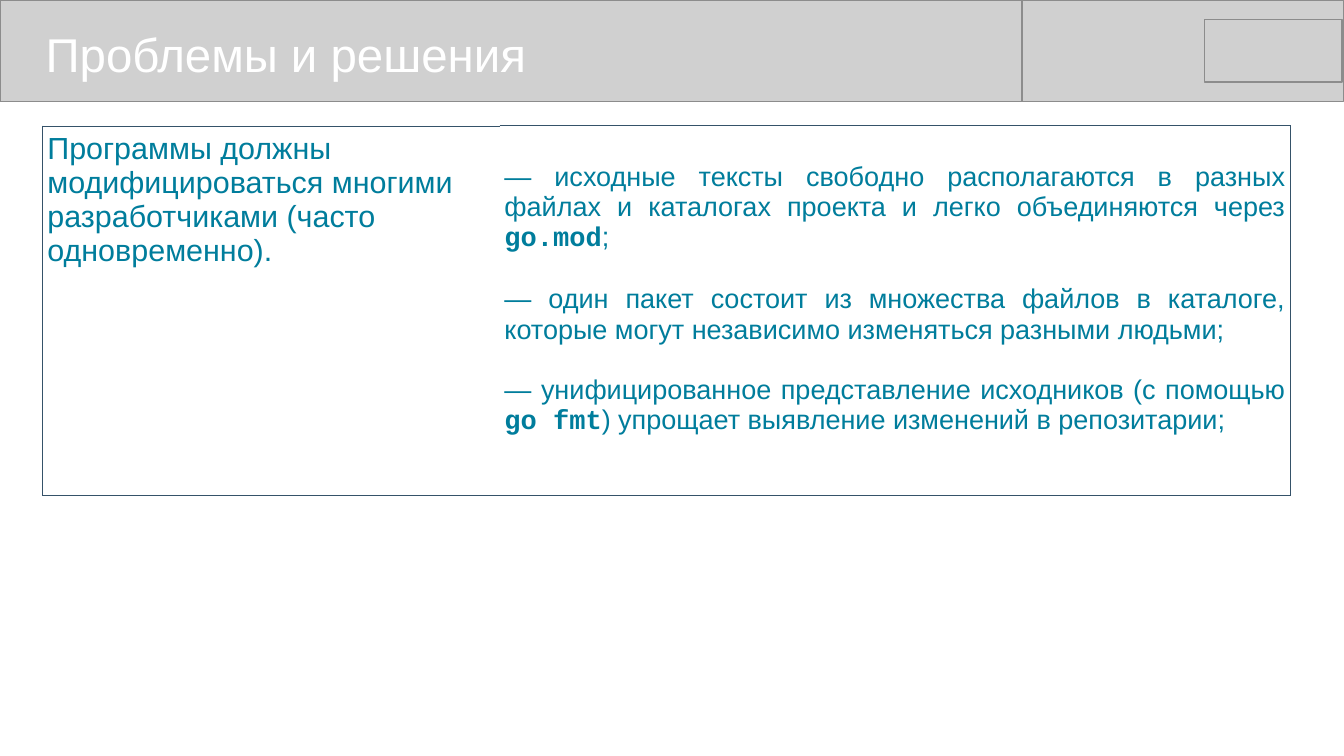
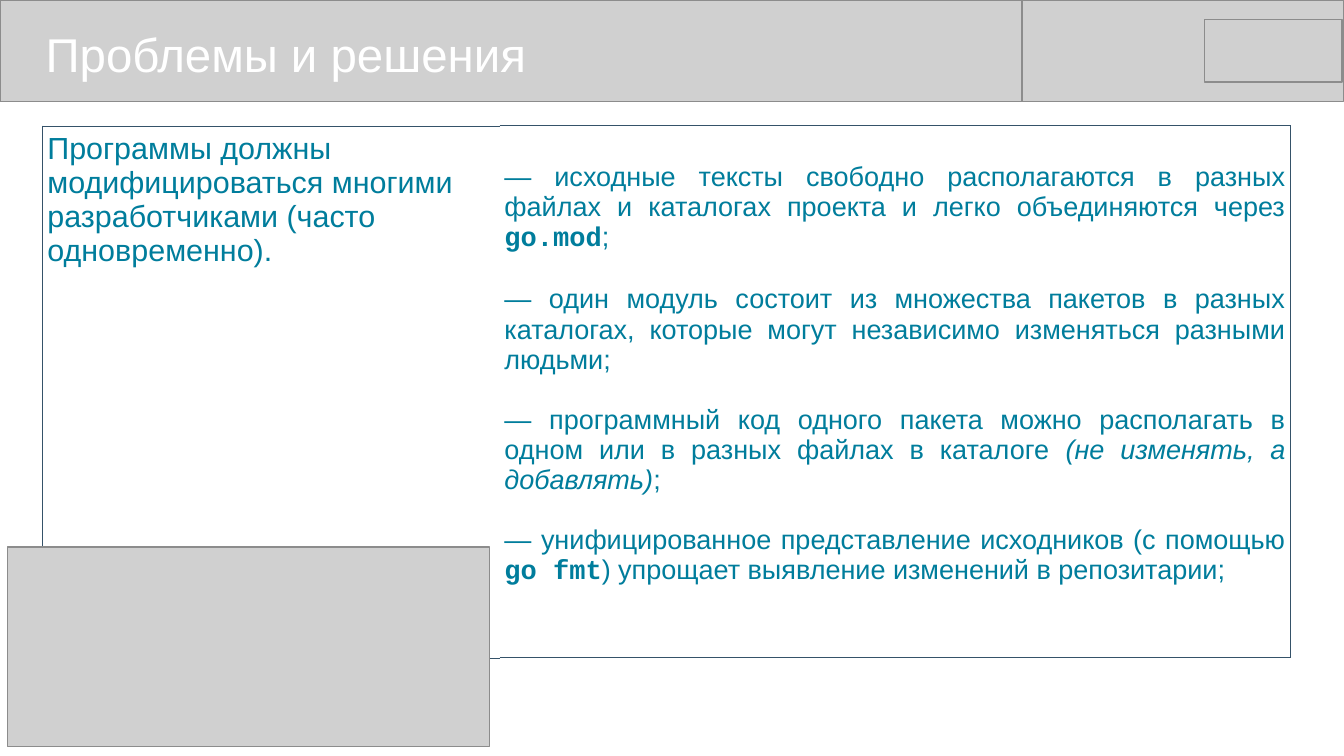
Before and after one commit to mike-shock/Go_language, a slide deck: slide 11 of view/Go_View.odp (slide 10 before the commit). Drawn at 1344x756 pixels with LibreOffice and Linux fonts; fonts in the diff are those of the drawing; grey boxes stand for pictures. Boxes give left, top, right and bottom in pixels: in the first picture for what was removed or moved away, otherwise in the second. Text is boxed around its words. In the diff, an @@ line names an element or a change of style, - is before the commit and + after.

```diff
--- a/view/Go_View.odp
+++ b/view/Go_View.odp
@@ table at bbox=[43, 126, 1292, 622] @@
-row 1, column 2: — исходные тексты свободно располагаются в разных файлах и каталогах проекта и легко объединяются через go.mod; / — один пакет состоит из множества файлов в каталоге, которые могут независимо изменяться разными людьми; / — унифицированное представление исходников (с помощью go fmt) упрощает выявление изменений в репозитарии;
+row 1, column 2: — исходные тексты свободно располагаются в разных файлах и каталогах проекта и легко объединяются через go.mod; / — один модуль состоит из множества пакетов в разных каталогах, которые могут независимо изменяться разными людьми; / — программный код одного пакета можно располагать в одном или в разных файлах в каталоге (не изменять, а добавлять); / — унифицированное представление исходников (с помощью go fmt) упрощает выявление изменений в репозитарии;
@@ picture added at bbox=[7, 548, 490, 746] @@
```
Also in this commit, not shown: 13 other slides changed, 1 slide added, 6 other files.
